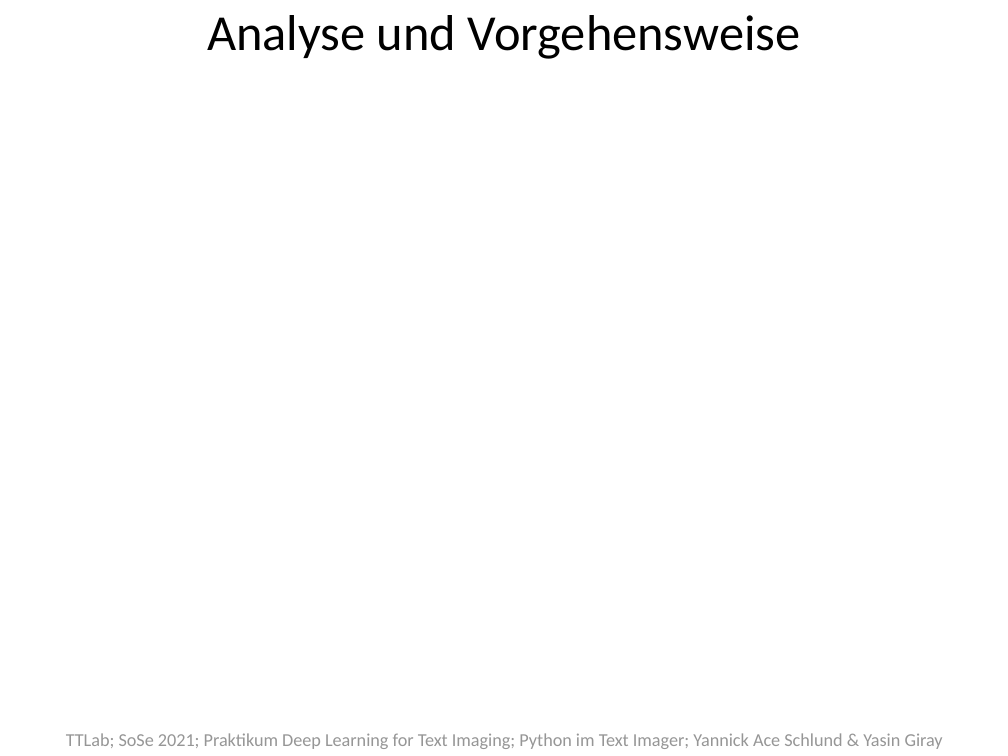
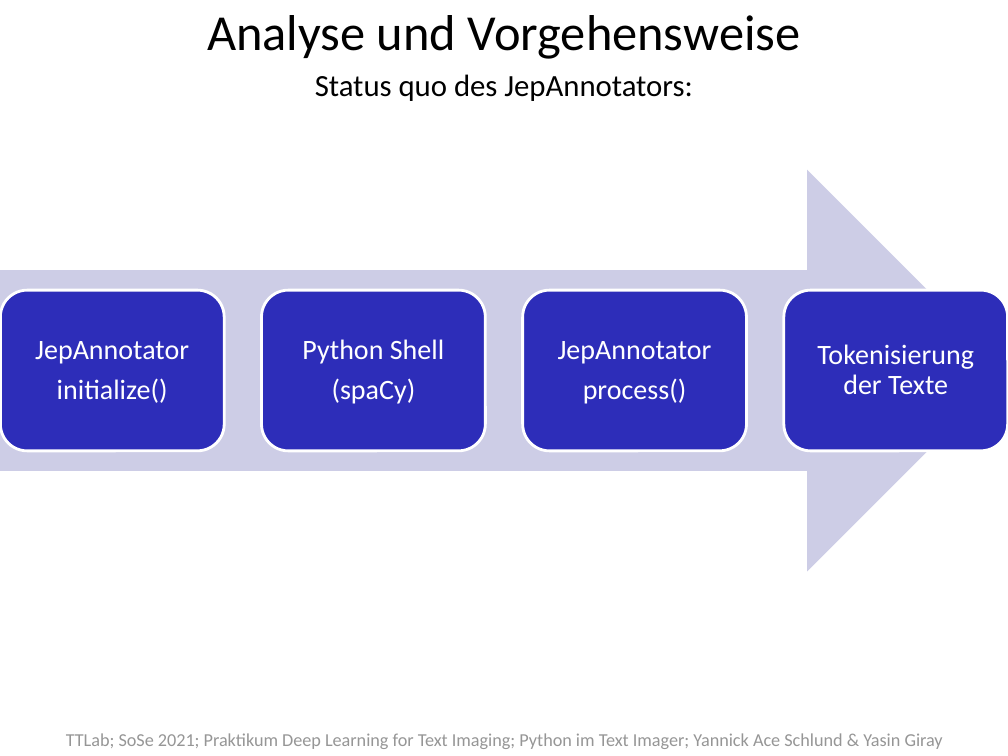
Before and after one commit to texttechnologylab/textimager-uima, a slide deck: slide 9 of Tex Docu/Präsi/Textimager PP.pptx. Drawn at 1008x756 pixels with LibreOffice and Linux fonts; fonts in the diff are those of the drawing. Boxes give left, top, right and bottom in pixels: in the first picture for what was removed or moved away, otherwise in the second. Text is boxed around its words. In the diff, an @@ line names an element or a change of style, - is before the commit and + after.

```diff
--- a/Tex Docu/Präsi/Textimager PP.pptx
+++ b/Tex Docu/Präsi/Textimager PP.pptx
@@ text added at box(315, 74, 693, 101), 22 pt, text #000000 @@
+Status quo des JepAnnotators:
@@ group added at box(0, 169, 1008, 572): 4 rounded rectangles, 4 texts, 1 right arrow @@
+JepAnnotator
+initialize()
+Python Shell
+(spaCy)
+JepAnnotator
+process()
+Tokenisierung der Texte
```
Also in this commit, not shown: 7 other slides changed, 7 slides added, 1 slide removed.
